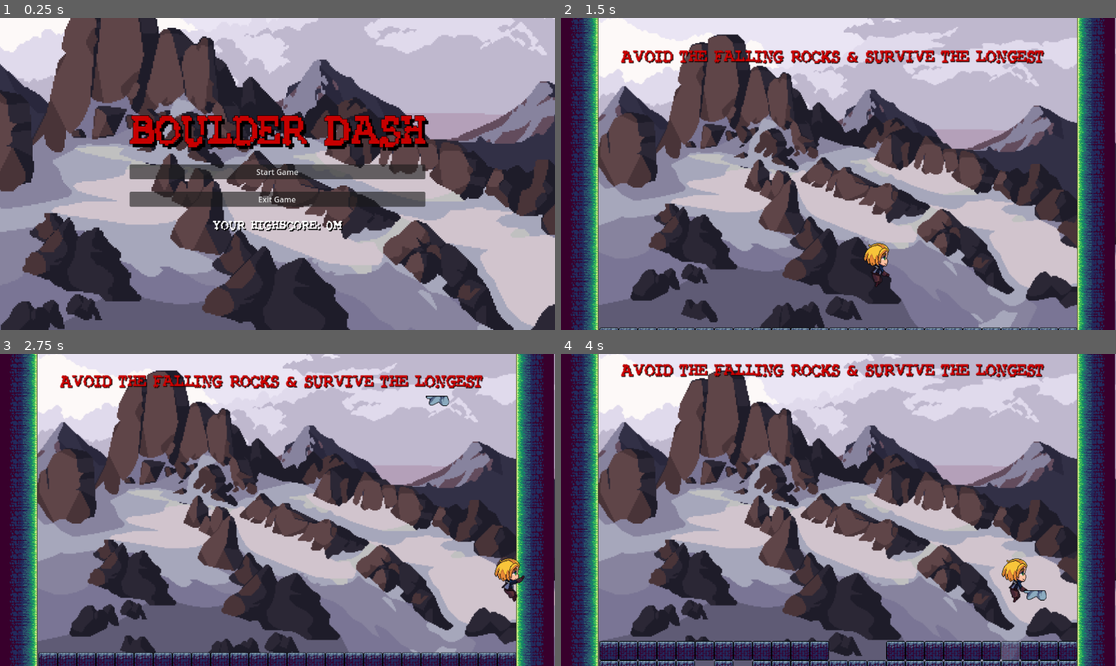
Above: before the commit, frames 1-4 (two rows, left to right).
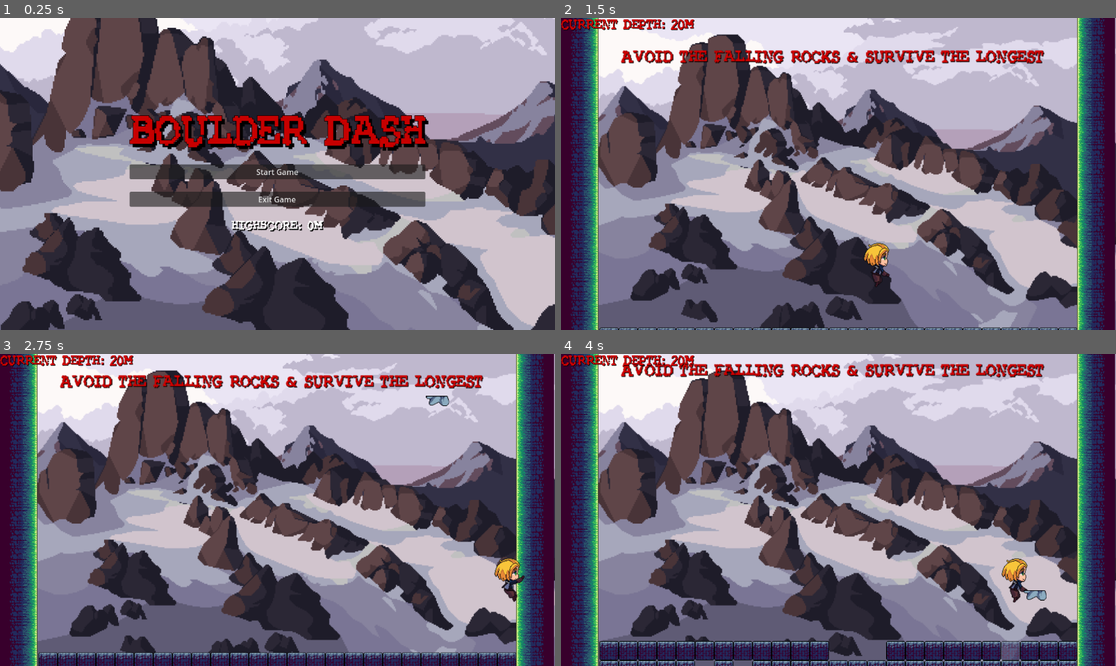
Above: after the commit, the same moments.

Repository: 2390288/Assigment-5-Game
Game: Godot game, scene res://Scenes/main_menu.tscn
Two runs of this game, one before a commit and one after it. Both use one fixed random seed, a clock stepped at 60 frames per second and the inputs below.
Inputs:
- Up to frame 1 (0.25 s): no input
- Up to frame 2 (1.5 s): click "Start Game" at 0.5 s; tap Enter (ui_accept) at 1.25 s; hold Right (ui_right) from 1.28 s (still down)
- Up to frame 3 (2.75 s): keep holding Right (ui_right); tap Enter (ui_accept) at 1.52, 2.27 s
- Up to frame 4 (4 s): release Right (ui_right) at 2.78 s; hold Left (ui_left) 2.78-3.53 s; hold Right (ui_right) from 3.53 s (still down); tap Enter (ui_accept) at 3.77 s

The runs differ from the first frame. In frame 1, 0.6% of the frame differs, in the area x 38-62%, y 64-69%; in frame 2, 0.6%, in the area x 0-25%, y 0-5%; in frame 3, 0.6%; in frame 4, 0.6%.

Commit message:
Added HighScore System

Diff:
--- /dev/null
+++ b/Scenes/Depth.gd
@@ -0,0 +1,5 @@
+# DepthLabel.gd
+extends Label
+
+func update_depth(meters: int):
+	text = "Current Depth: %dm" % meters
--- a/Scenes/GameOver.tscn
+++ b/Scenes/GameOver.tscn
@@ -65,5 +65,27 @@
 text = "Main Menu
 "
 
+[node name="CurrentScoreLabel" type="Label" parent="CanvasLayer/VBoxContainer"]
+layout_mode = 2
+theme = SubResource("Theme_u7pxo")
+theme_override_colors/font_shadow_color = Color(0, 0, 0, 1)
+theme_override_constants/shadow_offset_x = 2
+theme_override_constants/shadow_offset_y = 2
+text = "Your Curent Score: 0m
+"
+horizontal_alignment = 1
+vertical_alignment = 1
+
+[node name="HighScoreLabel" type="Label" parent="CanvasLayer/VBoxContainer"]
+layout_mode = 2
+theme = SubResource("Theme_u7pxo")
+theme_override_colors/font_shadow_color = Color(0, 0, 0, 1)
+theme_override_constants/shadow_offset_x = 2
+theme_override_constants/shadow_offset_y = 2
+text = "Your HighScore: 0m
+"
+horizontal_alignment = 1
+vertical_alignment = 1
+
 [connection signal="pressed" from="CanvasLayer/VBoxContainer/RestartButton" to="CanvasLayer" method="_on_restart_pressed"]
 [connection signal="pressed" from="CanvasLayer/VBoxContainer/MainMenuButton" to="CanvasLayer" method="_on_main_menu_pressed"]
--- a/Scenes/boulder_dash.gd
+++ b/Scenes/boulder_dash.gd
@@ -1,13 +1,20 @@
 extends Node2D  # Make sure this matches your root node type
 
 # Get reference to player using the correct path
-@onready var player = $MainCharacter  # Replace "MainCharacter" with your player node's name
+@onready var player = $MainCharacter
+@onready var depth_label = $CanvasLayer/DepthLabel
+
 
 func _ready():
 	if player:
+		player.connect("depth_updated", _on_depth_updated)
 		player.connect("game_over", _on_game_over)
 	else:
 		print("Error: Player node not found!")
 
+func _on_depth_updated(new_depth: int):
+	depth_label.update_depth(new_depth)  # Direct call
+
 func _on_game_over(reason: String):
+	SaveSystem.save_score(player.max_depth)
 	get_tree().change_scene_to_file("res://Scenes/GameOver.tscn")
--- a/Scenes/boulder_dash.tscn
+++ b/Scenes/boulder_dash.tscn
@@ -1,8 +1,9 @@
-[gd_scene load_steps=12 format=3 uid="uid://b6idknklacj8v"]
+[gd_scene load_steps=13 format=3 uid="uid://b6idknklacj8v"]
 
 [ext_resource type="Script" path="res://Scenes/boulder_dash.gd" id="1_4n1wd"]
 [ext_resource type="Texture2D" uid="uid://beljn1w1haf1q" path="res://Assets/Tile_02.png" id="1_chi5k"]
 [ext_resource type="Texture2D" uid="uid://c2e8rg04pnrhi" path="res://Assets/Free-Mountain-Backgrounds-Pixel-Art9.png" id="2_fa256"]
+[ext_resource type="Script" path="res://Scenes/Depth.gd" id="3_4wbsk"]
 [ext_resource type="PackedScene" uid="uid://qijcjx6cmcoi" path="res://Scenes/main_character.tscn" id="3_x35cg"]
 [ext_resource type="Script" path="res://Scripts/RockSpawner.gd" id="4_6li3k"]
 [ext_resource type="Texture2D" uid="uid://b2yh6uyeyv3ma" path="res://Assets/Tile_30.png" id="4_iqrwy"]
@@ -138,4 +139,16 @@
 theme_override_font_sizes/font_size = 23
 text = "Avoid the falling rocks & survive the longest"
 
+[node name="CanvasLayer" type="CanvasLayer" parent="."]
+
+[node name="DepthLabel" type="Label" parent="CanvasLayer"]
+offset_right = 2210.0
+offset_bottom = 97.0
+theme = ExtResource("10_j6osf")
+theme_override_colors/font_color = Color(0.811765, 0, 0, 1)
+theme_override_colors/font_shadow_color = Color(0, 0, 0, 1)
+theme_override_font_sizes/font_size = 23
+text = "Avoid the falling rocks & survive the longest"
+script = ExtResource("3_4wbsk")
+
 [connection signal="timeout" from="RockSpawner/Timer" to="RockSpawner" method="_on_timer_timeout"]
--- a/Scripts/CharacterBody2D.gd
+++ b/Scripts/CharacterBody2D.gd
@@ -4,12 +4,26 @@
 
 const SPEED = 300.0
 const JUMP_VELOCITY = -400.0
+signal depth_updated(new_depth: int)
+
+var current_depth := 0
+var max_depth := 0
+var start_y: float
 
 # Get the gravity from the project settings to be synced with RigidBody nodes.
 var gravity = ProjectSettings.get_setting("physics/2d/default_gravity")
 var is_facing_right = true
 
+func _ready():
+	start_y = global_position.y
+
 func _physics_process(delta):
+	current_depth = int((global_position.y - start_y) / 32 * 3)
+
+	if current_depth > max_depth:
+		max_depth = current_depth
+		emit_signal("depth_updated", max_depth)
+
 	# Add the gravity.
 	if not is_on_floor():
 		velocity.y += gravity * delta
--- a/Scripts/GameOver.gd
+++ b/Scripts/GameOver.gd
@@ -1,4 +1,6 @@
 extends CanvasLayer
+@onready var current_score = $VBoxContainer/CurrentScoreLabel
+@onready var high_score = $VBoxContainer/HighScoreLabel
 
 var game_scene = preload("res://Scenes/boulder_dash.tscn")
 
@@ -7,3 +9,7 @@
 
 func _on_main_menu_pressed():
 	get_tree().change_scene_to_file("res://Scenes/main_menu.tscn")
+
+func _ready():
+	current_score.text = "Current Score: %dm" % SaveSystem.current_depth
+	high_score.text = "Highscore: %dm" % SaveSystem.high_score
--- /dev/null
+++ b/Scripts/SaveSystem.gd
@@ -0,0 +1,19 @@
+extends Node
+var current_depth := 0
+var high_score := 0
+const SAVE_PATH := "user://highscore.save"
+
+func _ready():
+	load_score()
+
+func save_score(score: int):
+	current_depth = score
+	if score > high_score:
+		high_score = score
+		var file = FileAccess.open(SAVE_PATH, FileAccess.WRITE)
+		file.store_32(high_score)
+
+func load_score():
+	if FileAccess.file_exists(SAVE_PATH):
+		var file = FileAccess.open(SAVE_PATH, FileAccess.READ)
+		high_score = file.get_32()
--- a/Scripts/main_menu.gd
+++ b/Scripts/main_menu.gd
@@ -1,5 +1,5 @@
 extends Node2D
-
+@onready var high_score_label = $CanvasLayer/VBoxContainer/HighScoreLabel
 var game_scene = preload("res://Scenes/boulder_dash.tscn")
 
 func _on_start_game_button_pressed():
@@ -8,3 +8,6 @@
 
 func _on_exit_game_button_pressed():
 	get_tree().quit()
+
+func _ready():
+	high_score_label.text = "HighScore: %dm" % SaveSystem.high_score
--- a/project.godot
+++ b/project.godot
@@ -15,6 +15,10 @@
 config/features=PackedStringArray("4.3", "Mobile")
 config/icon="res://icon.svg"
 
+[autoload]
+
+SaveSystem="*res://Scripts/SaveSystem.gd"
+
 [layer_names]
 
 2d_physics/layer_1="Character"
